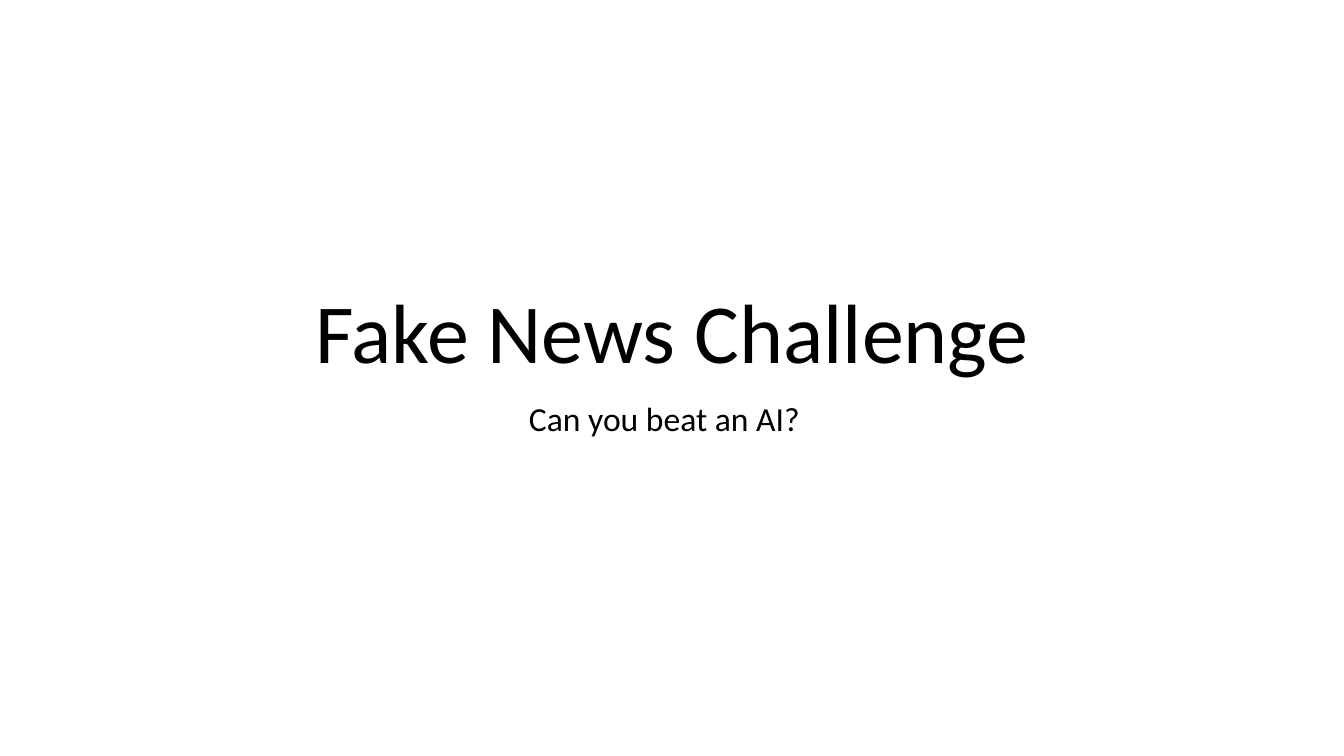
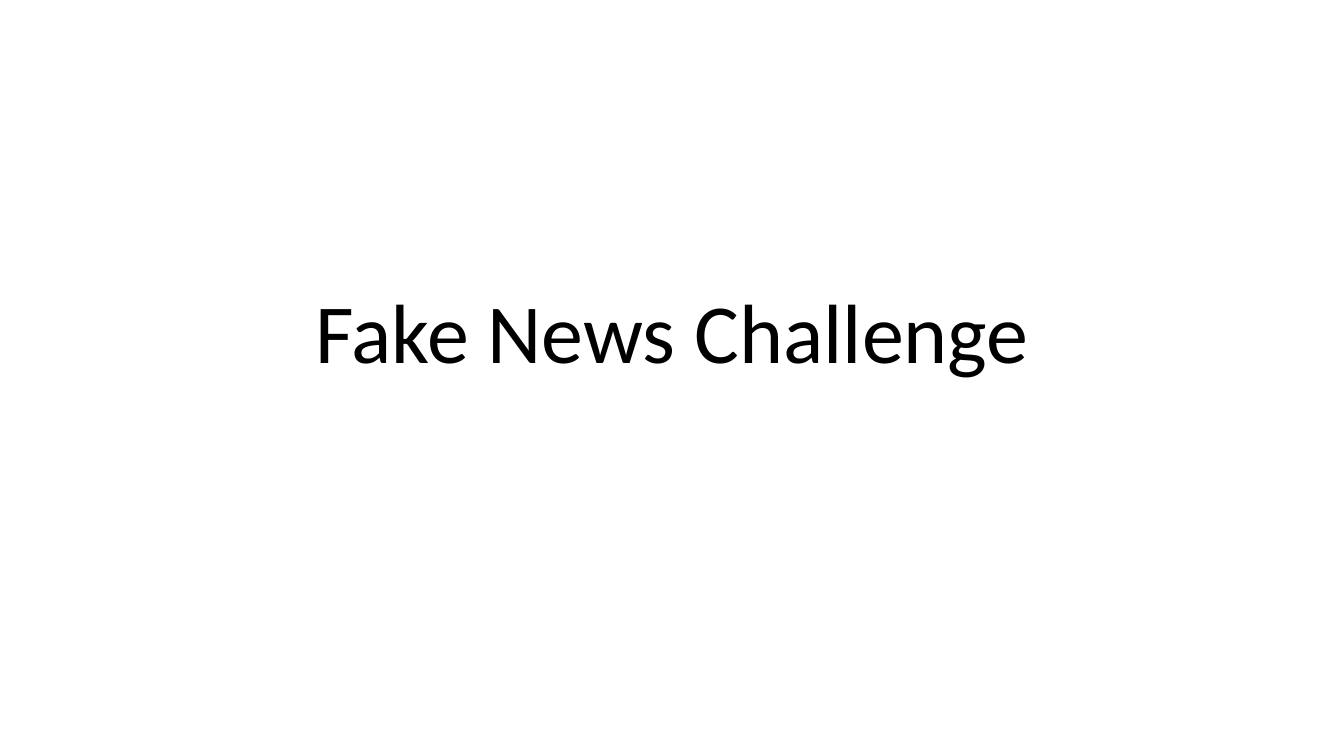
Before and after one commit to cchen23/AI4ALL_NLP, a slide deck: slide 1 of Slides/Day2_NLP_FakeNewsChallenge.pptx. Drawn at 1344x756 pixels with LibreOffice and Linux fonts; fonts in the diff are those of the drawing. Boxes give left, top, right and bottom in pixels: in the first picture for what was removed or moved away, otherwise in the second. Text is boxed around its words. In the diff, an @@ line names an element or a change of style, - is before the commit and + after.

Commit message:
updated FNC challenge slides minimally

```diff
--- a/Slides/Day2_NLP_FakeNewsChallenge.pptx
+++ b/Slides/Day2_NLP_FakeNewsChallenge.pptx
@@ subtitle removed at bbox=[529, 407, 799, 437] @@
-Can you beat an AI?
```
Also in this commit, not shown: 2 other slides changed, 1 slide added.
